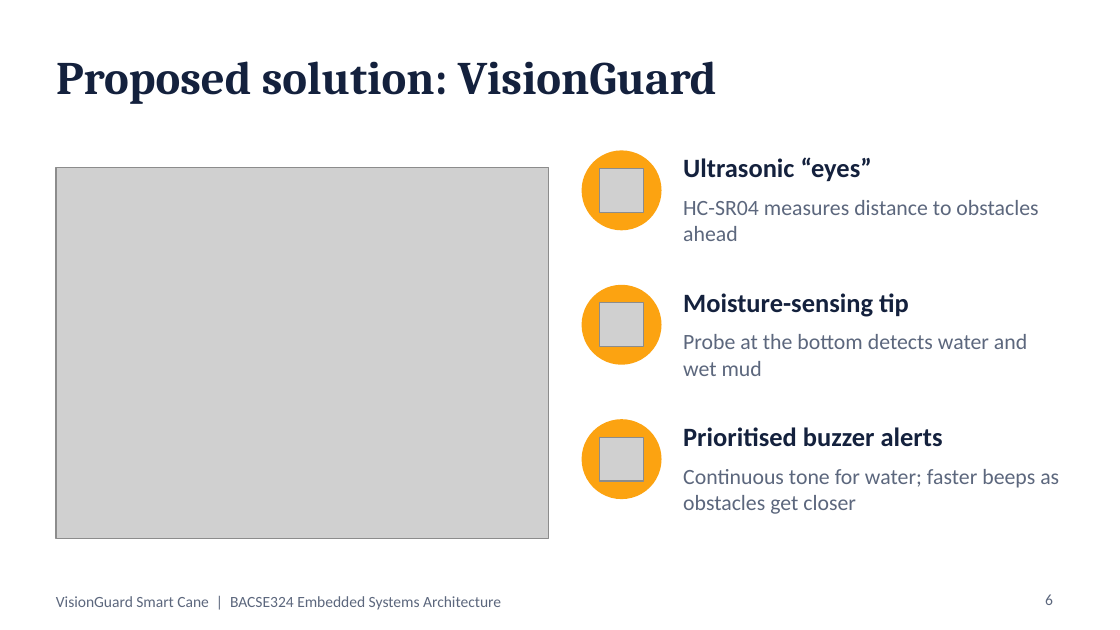
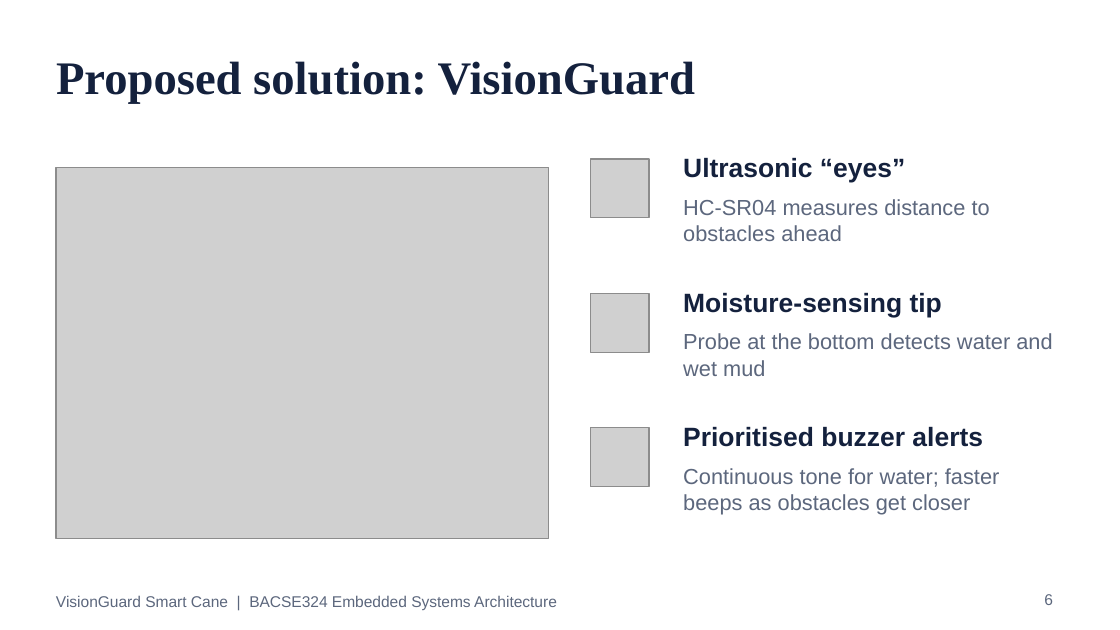
Before and after one commit to darshanpvt007-afk/visionguard-smart-cane, a slide deck: slide 6 of docs/VisionGuard_Presentation.pptx. Drawn at 1120x630 pixels with LibreOffice and Linux fonts; fonts in the diff are those of the drawing; grey boxes stand for pictures. Boxes give left, top, right and bottom in pixels: in the first picture for what was removed or moved away, otherwise in the second. Text is boxed around its words. In the diff, an @@ line names an element or a change of style, - is before the commit and + after.

```diff
--- a/docs/VisionGuard_Presentation.pptx
+++ b/docs/VisionGuard_Presentation.pptx
@@ title "Proposed solution: VisionGuard" at box(56, 61, 695, 104): font Cambria to Times New Roman @@
@@ ellipse removed at box(582, 151, 661, 230) @@
@@ picture: place and size @@
-picture at box(599, 168, 643, 212)
+picture at box(590, 159, 650, 218)
@@ ellipse removed at box(582, 286, 661, 364) @@
@@ picture: place and size @@
-picture at box(599, 302, 643, 346)
+picture at box(590, 293, 650, 353)
@@ ellipse removed at box(582, 420, 661, 498) @@
@@ picture: place and size @@
-picture at box(599, 437, 643, 480)
+picture at box(590, 428, 650, 487)
@@ font Calibri to Arial in 8 elements at box(1044, 594, 1053, 605), box(56, 595, 557, 610), box(683, 157, 905, 183), box(683, 199, 990, 241), box(683, 292, 942, 317), box(683, 333, 1052, 376), box(683, 426, 983, 447), box(683, 468, 1000, 515) @@
```
Also in this commit, not shown: 24 other slides changed, 7 other files.
